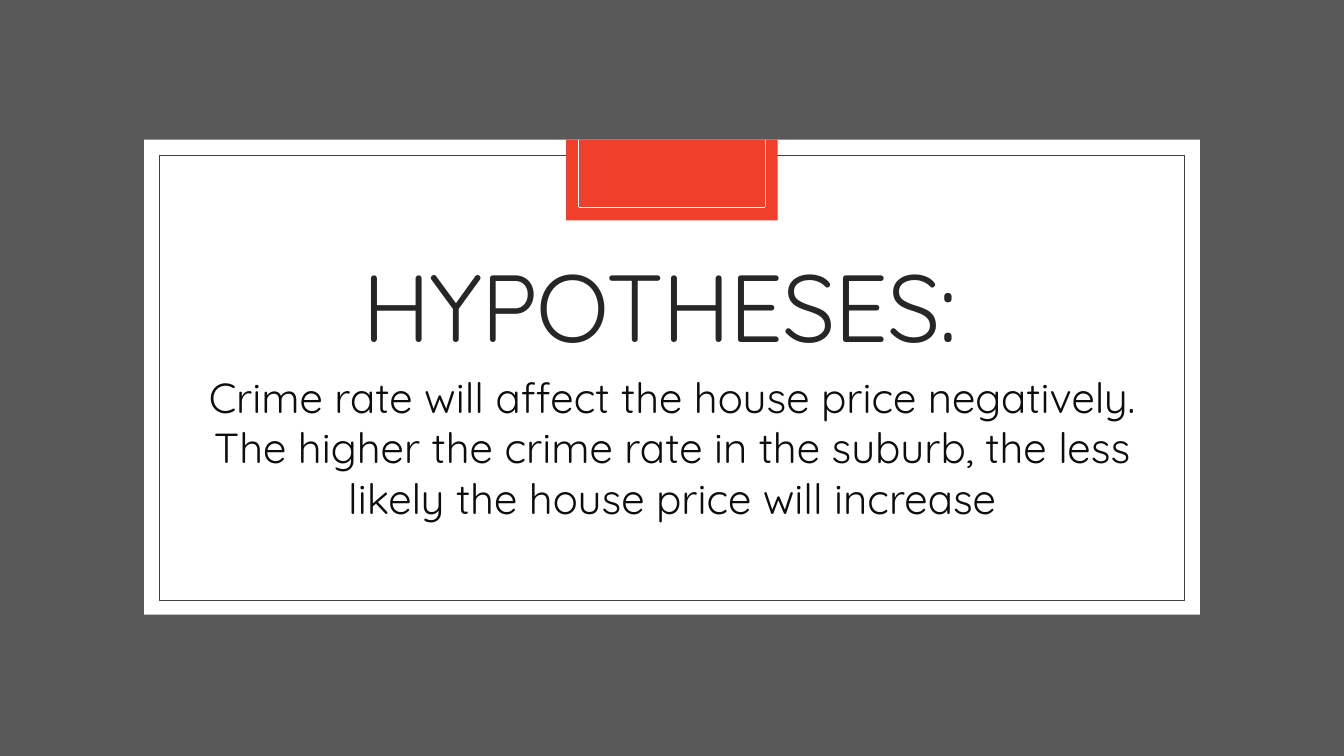
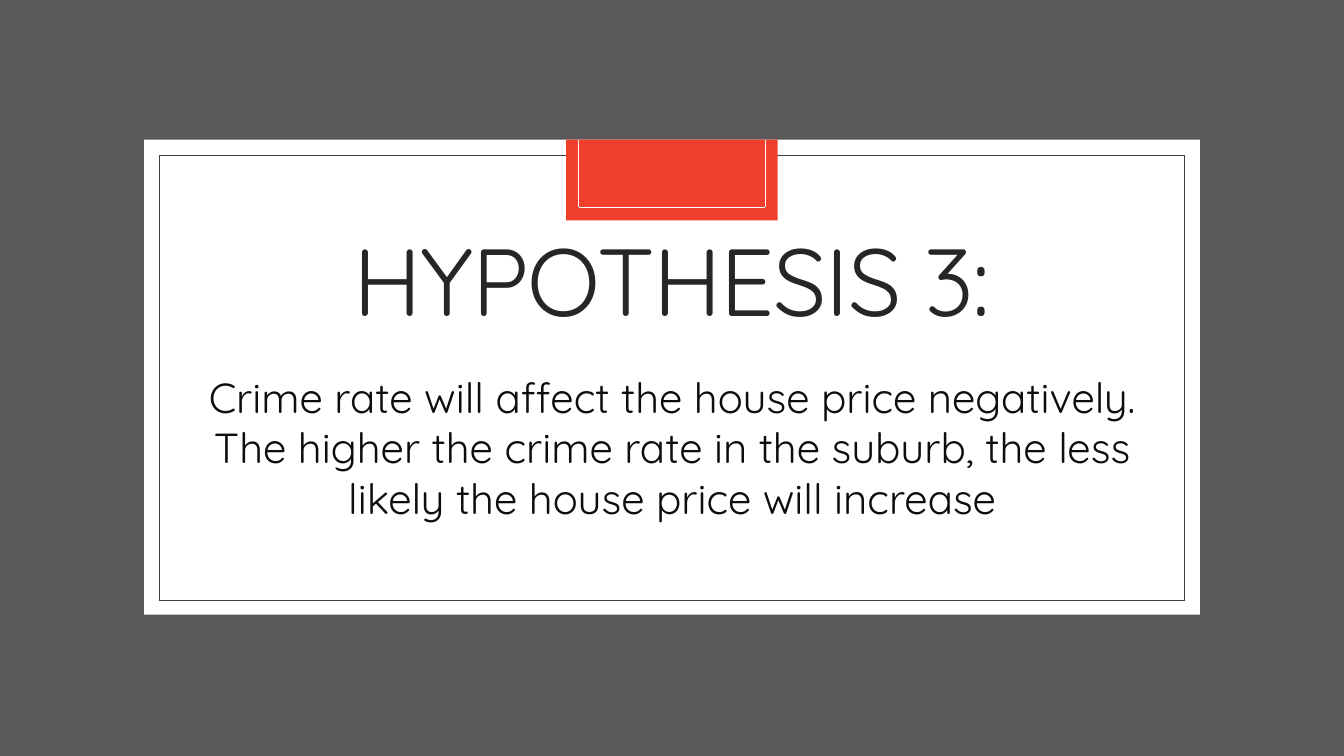
Before and after one commit to Franco1230/Data-Bootcamp-Project-1, a slide deck: slide 35 of Crime Rate Analysis/catherine part.pptx (slide 2 before the commit). Drawn at 1344x756 pixels with LibreOffice and Linux fonts; fonts in the diff are those of the drawing. Boxes give left, top, right and bottom in pixels: in the first picture for what was removed or moved away, otherwise in the second. Text is boxed around its words. In the diff, an @@ line names an element or a change of style, - is before the commit and + after.

```diff
--- a/Crime Rate Analysis/catherine part.pptx
+++ b/Crime Rate Analysis/catherine part.pptx
@@ text added at (x1=353, y1=218, x2=991, y2=317), 68 pt, text #262626 @@
+HYPOTHESIS 3:
@@ title removed at (x1=362, y1=274, x2=957, y2=343) @@
-HYPOTHESES:
```
Also in this commit, not shown: 3 other slides changed, 23 slides added, 5 other files.
